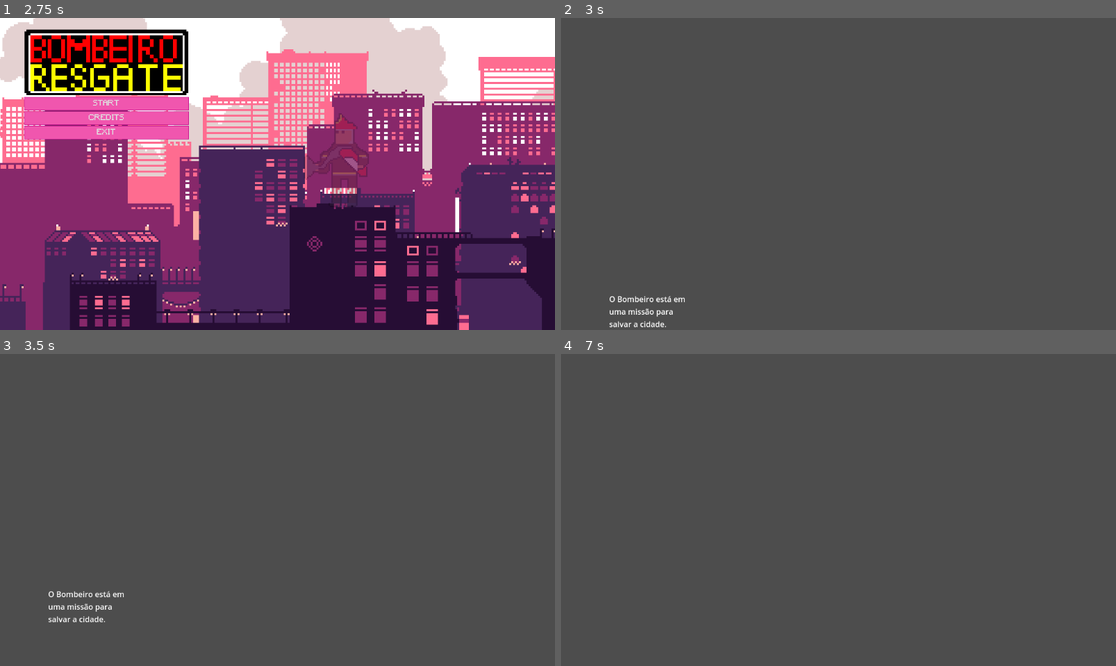
Above: before the commit, frames 1-4 (two rows, left to right).
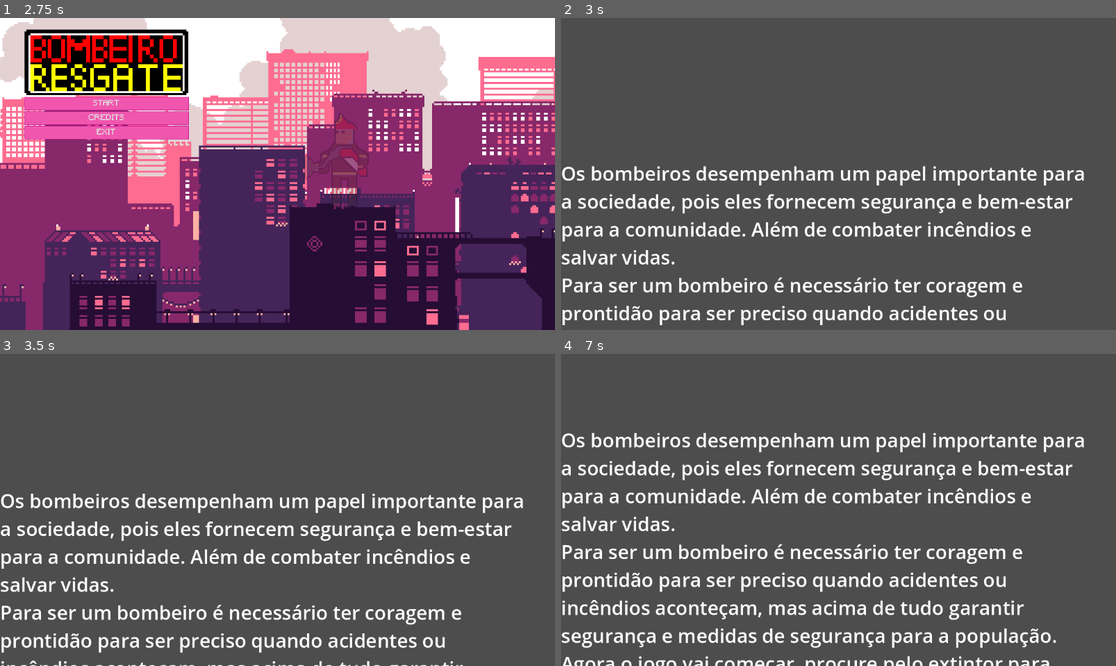
Above: after the commit, the same moments.

Repository: Periusdv/trabalhoa3_jogo_pazjusticainstituicoes
Game: Godot game, scene res://title_screen.tscn
The game is run twice, just before and just after one commit, with the same random seed, the same clock (stepped at 60 frames per second) and the same inputs.
Inputs:
- Up to frame 1 (2.75 s): hold Right (ui_right) 0.53-2.03 s; tap Space (ui_select) at 0.77, 1.52, 2 s; tap Enter at 1.25 s; hold Left (ui_left) from 2.03 s (still down)
- Up to frame 2 (3 s): release Left (ui_left) at 2.75 s; click "START" at 2.75 s
- Up to frame 3 (3.5 s): no input
- Up to frame 4 (7 s): hold Right (ui_right) 3.53-5.03 s; tap Space (ui_select) at 3.77, 4.52, 5.27, 6.77 s; hold Left (ui_left) 5.03-5.78 s; hold Right (ui_right) 5.78-6.53 s; hold Left (ui_left) from 6.53 s (still down)

Frame 1 is identical in both runs. In frame 2, 8.6% of the frame differs, in the area x 0-95%, y 47-100%; in frame 3, 8.8%; in frame 4, 12%, in the area x 0-95%, y 25-100%.

Commit message:
refactor:
Atualizando a cutscene

Diff:
--- a/cutscene.tscn
+++ b/cutscene.tscn
@@ -4,7 +4,7 @@
 
 [sub_resource type="Animation" id="Animation_ye7fo"]
 resource_name = "scroll"
-length = 3.0
+length = 5.0
 tracks/0/type = "value"
 tracks/0/imported = false
 tracks/0/enabled = true
@@ -12,10 +12,10 @@
 tracks/0/interp = 1
 tracks/0/loop_wrap = true
 tracks/0/keys = {
-"times": PackedFloat32Array(0, 1),
+"times": PackedFloat32Array(0, 5),
 "transitions": PackedFloat32Array(1, 1),
 "update": 0,
-"values": [Vector2(100, 600), Vector2(100, -400)]
+"values": [Vector2(0, 300), Vector2(0, -600)]
 }
 tracks/1/type = "method"
 tracks/1/imported = false
@@ -24,7 +24,7 @@
 tracks/1/interp = 1
 tracks/1/loop_wrap = true
 tracks/1/keys = {
-"times": PackedFloat32Array(1.03333),
+"times": PackedFloat32Array(5),
 "transitions": PackedFloat32Array(1),
 "values": [{
 "args": [],
@@ -44,10 +44,10 @@
 "times": PackedFloat32Array(0),
 "transitions": PackedFloat32Array(1),
 "update": 0,
-"values": [Vector2(100, 600)]
+"values": [Vector2(0, 0)]
 }
 
-[sub_resource type="AnimationLibrary" id="AnimationLibrary_8vcau"]
+[sub_resource type="AnimationLibrary" id="AnimationLibrary_ix241"]
 _data = {
 &"RESET": SubResource("Animation_ix241"),
 &"scroll": SubResource("Animation_ye7fo")
@@ -55,28 +55,33 @@
 
 [node name="Cutscene" type="Control"]
 layout_mode = 3
-anchors_preset = 15
 anchor_right = 1.0
-anchor_bottom = 1.0
-offset_right = -552.0
-offset_bottom = -48.0
+anchor_bottom = 0.723
+offset_right = -152.0
+offset_bottom = 31.496
 grow_horizontal = 2
 grow_vertical = 2
+size_flags_horizontal = 4
+size_flags_vertical = 4
 script = ExtResource("1_ye7fo")
+metadata/_edit_use_anchors_ = true
 
 [node name="Label" type="Label" parent="."]
 layout_mode = 1
-offset_left = 100.0
-offset_top = 600.0
-offset_right = 274.0
-offset_bottom = 701.0
-text = "O Bombeiro está em uma missão para salvar a cidade.
-"
+anchors_preset = 10
+anchor_right = 1.0
+offset_right = 100.0
+offset_bottom = 661.0
+grow_horizontal = 2
+theme_override_font_sizes/font_size = 40
+text = "Os bombeiros desempenham um papel importante para a sociedade, pois eles fornecem segurança e bem-estar para a comunidade. Além de combater incêndios e salvar vidas.
+Para ser um bombeiro é necessário ter coragem e prontidão para ser preciso quando acidentes ou incêndios aconteçam, mas acima de tudo garantir segurança e medidas de segurança para a população.
+Agora o jogo vai começar, procure pelo extintor para apagar os fogos e impedir que a cidade seja destruída."
 autowrap_mode = 3
+clip_text = true
 
 [node name="AnimationPlayer" type="AnimationPlayer" parent="."]
 libraries = {
-&"": SubResource("AnimationLibrary_8vcau")
+&"": SubResource("AnimationLibrary_ix241")
 }
-autoplay = "scroll"
-speed_scale = 0.17
+speed_scale = 0.2
